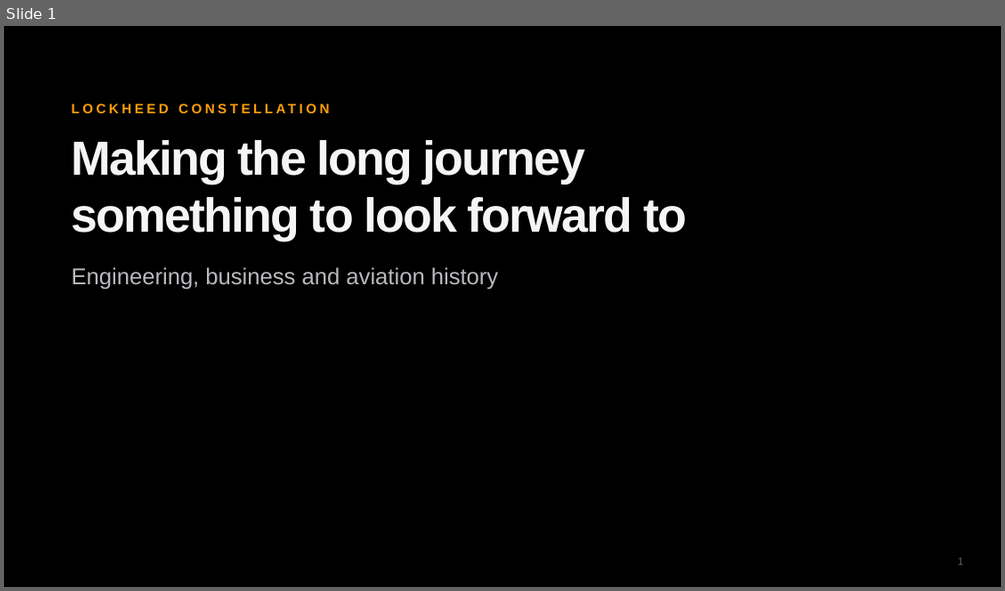
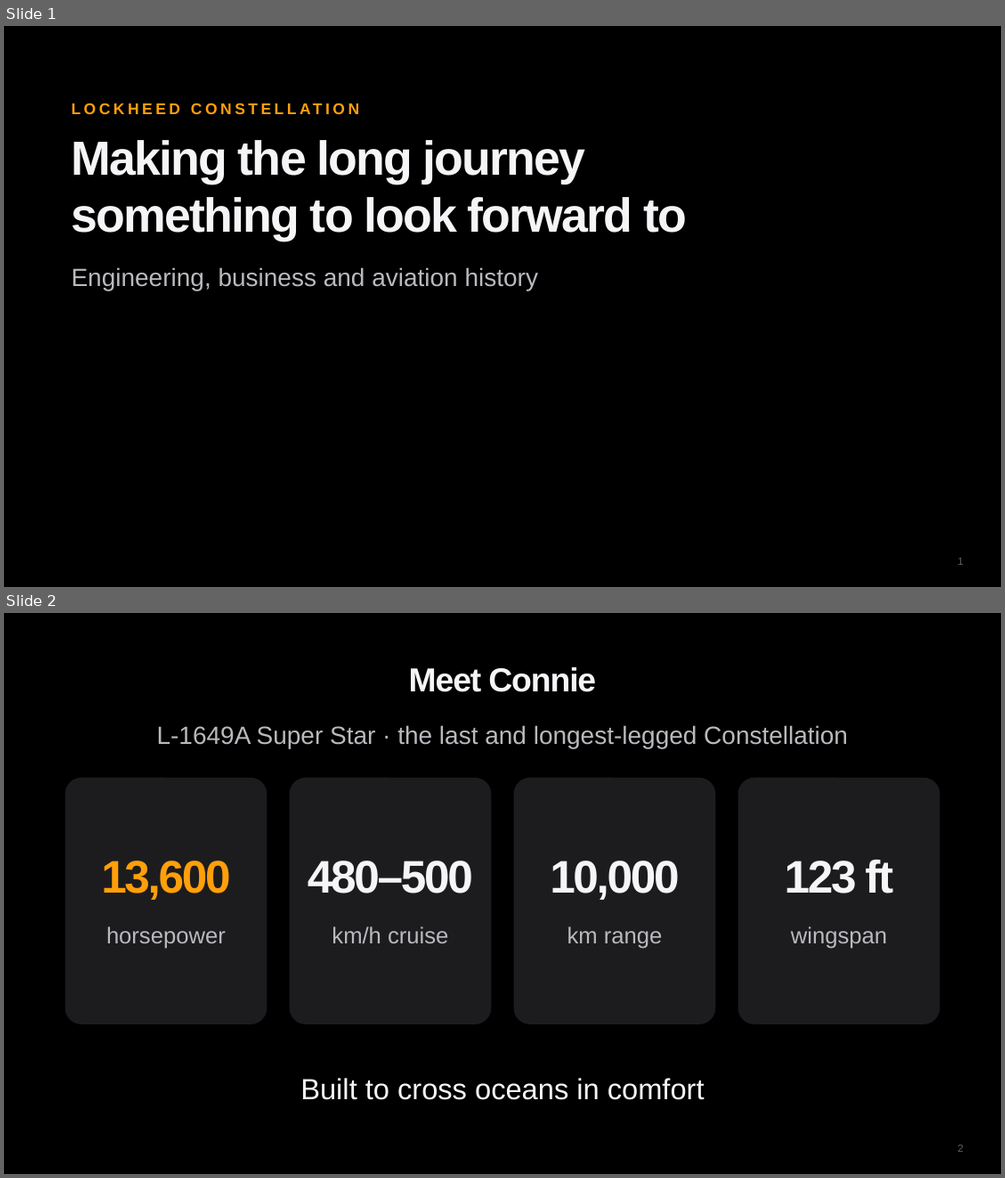
Before and after one commit to diuneilomochaufahai/claude, a slide deck: Constellation_Visual_Pitch_EN.pptx. Shown one above the other, each under a label of ours: slide 1 before the commit, slides 1 and 2 after it. The pictures are 1005x591 and 1005x1178 pixels, drawn with LibreOffice and Linux fonts; fonts in the diff are those of the drawing; background and template pictures are left out. Boxes give left, top, right and bottom in pixels: in the first picture for what was removed or moved away, otherwise in the second. Text is boxed around its words. In the diff, an @@ line names an element or a change of style, - is before the commit and + after.

```diff
--- a/Constellation_Visual_Pitch_EN.pptx
+++ b/Constellation_Visual_Pitch_EN.pptx
@@ slide 2 added at (4, 613, 1001, 1174), background #000000 @@
@@ title added at (409, 667, 596, 692), 32 pt, text #F5F5F7, bold @@
+Meet Connie
@@ text added at (157, 725, 848, 748), 24 pt, text #B9B9BE @@
+L-1649A Super Star · the last and longest-legged Constellation
@@ rounded rectangle added at (65, 778, 267, 1024), fill #1C1C1E @@
@@ rounded rectangle added at (290, 778, 492, 1024), fill #1C1C1E @@
@@ rounded rectangle added at (514, 778, 716, 1024), fill #1C1C1E @@
@@ rounded rectangle added at (738, 778, 940, 1024), fill #1C1C1E @@
@@ text added at (101, 860, 230, 900), 44 pt, text #FF9F0A, bold @@
+13,600
@@ text added at (307, 860, 473, 893), 44 pt, text #F5F5F7, bold @@
+480–500
@@ text added at (550, 860, 679, 900), 44 pt, text #F5F5F7, bold @@
+10,000
@@ text added at (785, 860, 893, 893), 44 pt, text #F5F5F7, bold @@
+123 ft
@@ text added at (106, 926, 226, 949), 22 pt, text #B9B9BE @@
+horsepower
@@ text added at (332, 926, 448, 943), 22 pt, text #B9B9BE @@
+km/h cruise
@@ text added at (567, 926, 663, 949), 22 pt, text #B9B9BE @@
+km range
@@ text added at (791, 926, 887, 949), 22 pt, text #B9B9BE @@
+wingspan
@@ text added at (300, 1078, 704, 1100), 28 pt, text #F5F5F7 @@
+Built to cross oceans in comfort
@@ page number added at (957, 1144, 963, 1151), 10 pt, text #636366 @@
+2
@@ slide 1 changed as well @@
@@ text "LOCKHEED CONSTELLATION" at (72, 97, 520, 119): size 13 to 15 pt @@
@@ text "Engineering, business and aviation history" at (72, 267, 538, 290): size 22 to 24 pt @@
```
Also in this commit, not shown: 15 other slides changed, 4 other slides added, 2 slides removed, 1 other file.
